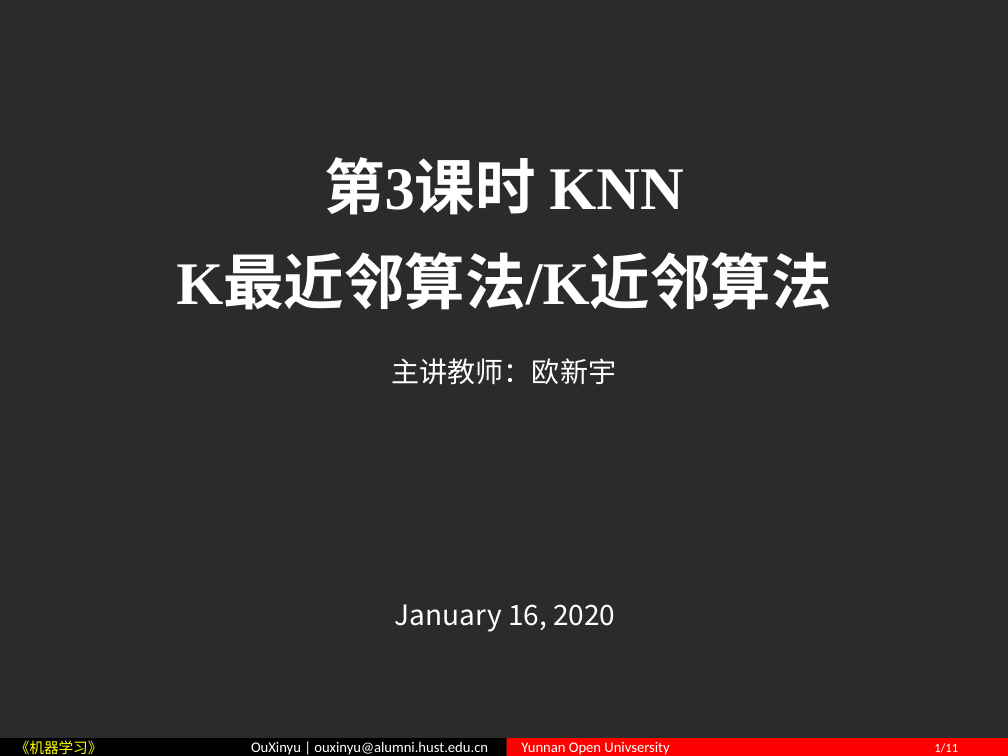
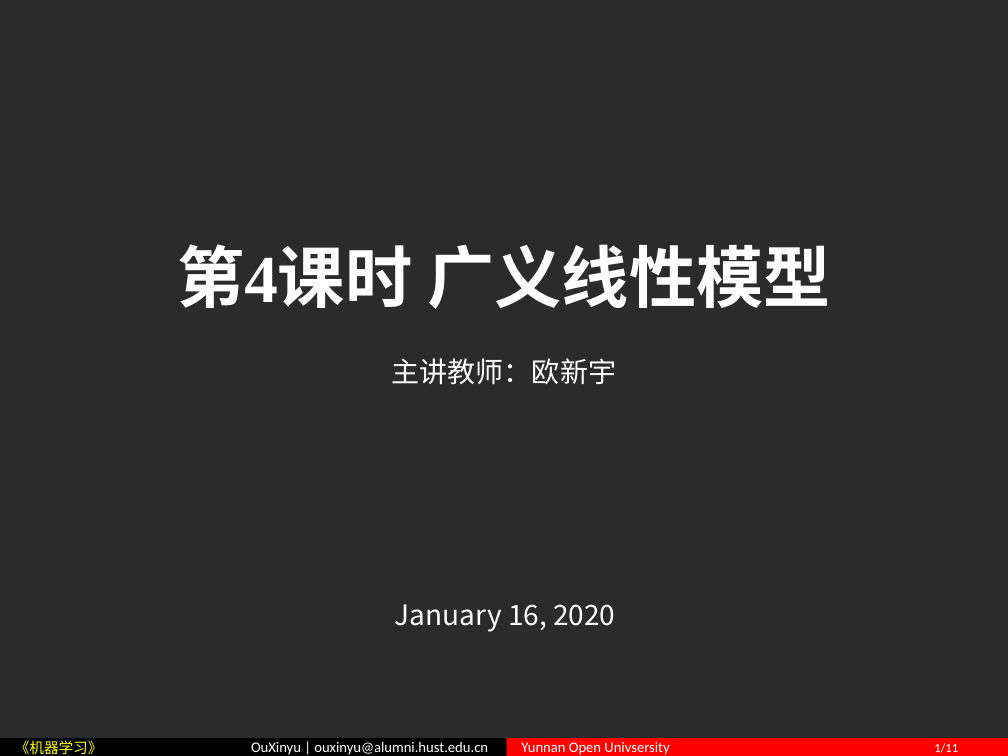
Before and after one commit to ouxinyu/Teaching, a slide deck: slide 1 of MachineLearning/PPT/Ch04LinearModels.pptx. Drawn at 1008x756 pixels with LibreOffice and Linux fonts; fonts in the diff are those of the drawing; background and template pictures are left out; a plain dark background stands for a picture behind light text. Boxes give left, top, right and bottom in pixels: in the first picture for what was removed or moved away, otherwise in the second. Text is boxed around its words. In the diff, an @@ line names an element or a change of style, - is before the commit and + after.

```diff
--- a/MachineLearning/PPT/Ch04LinearModels.pptx
+++ b/MachineLearning/PPT/Ch04LinearModels.pptx
@@ title at bbox=[177, 244, 831, 309]: text changed; size 43.2 to 48 pt @@
-第3课时 KNN
-K最近邻算法/K近邻算法
+第4课时 广义线性模型
```
Also in this commit, not shown: 2 other slides changed, 4 other files.
